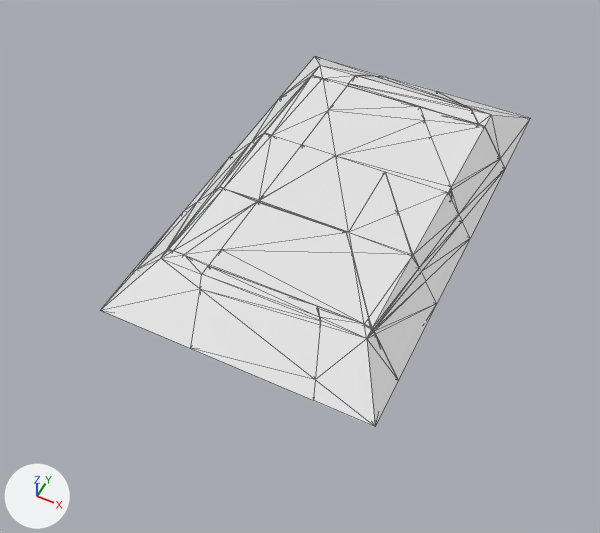
An edit to the Blender file Case Studies/Pyramid/Layer 0/Layer 0 Chunked.blend, drawn before and after from the same camera.
Before and after are seen from a 50 mm lens placed at (7.5, -17.77, 18.51), pointed at (-0.33, -2.12, -1.06). Arrows for +X, +Y and +Z are at lower left; the lights stay in place. Mesh edges are drawn as thin lines.

Objects in the first picture: '0', '1', '10', '11', '12', '13', '14', '2', '3', '4', '5', '6', '7', '8', '9'.
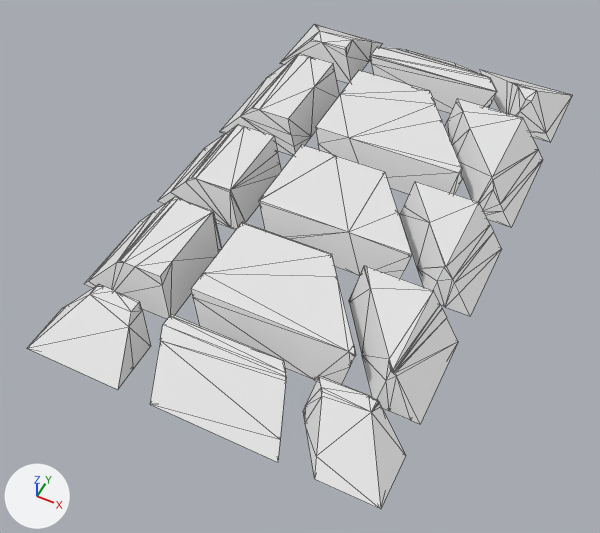
Patch to the scene script:
```diff
--- a/Case Studies/Pyramid/Layer 0/Layer 0 Chunked.blend.py
+++ b/Case Studies/Pyramid/Layer 0/Layer 0 Chunked.blend.py
@@ ob_14 @@
 ob_14 = bpy.data.objects.new('14', me_14)
-ob_14.location = (0.0, 0.0, 0.0)
+ob_14.location = (1.0, -2.0, 0.0)
@@ ob_13 @@
 ob_13 = bpy.data.objects.new('13', me_13)
-ob_13.location = (0.0, 0.0, 0.0)
+ob_13.location = (0.0, -2.0, 0.0)
@@ ob_12 @@
 ob_12 = bpy.data.objects.new('12', me_12)
-ob_12.location = (0.0, 0.0, 0.0)
+ob_12.location = (-1.0, -2.0, 0.0)
@@ ob_11 @@
 ob_11 = bpy.data.objects.new('11', me_11)
-ob_11.location = (0.0, 0.0, 0.0)
+ob_11.location = (1.0, -1.0, 0.0)
@@ ob_10 @@
 ob_10 = bpy.data.objects.new('10', me_10)
-ob_10.location = (0.0, 0.0, 0.0)
+ob_10.location = (0.0, -1.0, 0.0)
@@ ob_9 @@
 ob_9 = bpy.data.objects.new('9', me_9)
-ob_9.location = (0.0, 0.0, 0.0)
+ob_9.location = (-1.0, -1.0, 0.0)
@@ ob_8 @@
 ob_8 = bpy.data.objects.new('8', me_8)
-ob_8.location = (0.0, 0.0, 0.0)
+ob_8.location = (1.0, 0.0, 0.0)
@@ ob_6 @@
 ob_6 = bpy.data.objects.new('6', me_6)
-ob_6.location = (0.0, 0.0, 0.0)
+ob_6.location = (-1.0, 0.0, 0.0)
@@ ob_5 @@
 ob_5 = bpy.data.objects.new('5', me_5)
-ob_5.location = (0.0, 0.0, 0.0)
+ob_5.location = (1.0, 1.0, 0.0)
@@ ob_4 @@
 ob_4 = bpy.data.objects.new('4', me_4)
-ob_4.location = (0.0, 0.0, 0.0)
+ob_4.location = (0.0, 1.0, 0.0)
@@ ob_3 @@
 ob_3 = bpy.data.objects.new('3', me_3)
-ob_3.location = (0.0, 0.0, 0.0)
+ob_3.location = (-1.0, 1.0, 0.0)
@@ ob_2 @@
 ob_2 = bpy.data.objects.new('2', me_2)
-ob_2.location = (0.0, 0.0, 0.0)
+ob_2.location = (1.0, 2.0, 0.0)
@@ ob_1 @@
 ob_1 = bpy.data.objects.new('1', me_1)
-ob_1.location = (0.0, 0.0, 0.0)
+ob_1.location = (0.0, 2.0, 0.0)
@@ ob_0 @@
 ob_0 = bpy.data.objects.new('0', me_0)
-ob_0.location = (0.0, 0.0, 0.0)
+ob_0.location = (-1.0, 2.0, 0.0)
```

Pixel boxes (x1, y1, x2, y2) of what changed, in the pictures (600 x 533 px):
'13', moved
    before: (190, 265, 321, 400)
    after: (150, 314, 286, 462)
'10', moved
    before: (209, 201, 371, 327)
    after: (191, 221, 356, 385)
'14', moved
    before: (313, 307, 398, 426)
    after: (303, 375, 405, 509)
'11', moved
    before: (347, 232, 437, 380)
    after: (349, 266, 458, 424)
'12', moved
    before: (101, 249, 209, 348)
    after: (27, 284, 151, 390)
'4', moved
    before: (302, 85, 451, 197)
    after: (315, 71, 462, 194)
'9', moved
    before: (133, 187, 259, 272)
    after: (84, 197, 222, 319)
'5', moved
    before: (420, 107, 505, 237)
    after: (445, 99, 543, 227)
'8', moved
    before: (385, 172, 470, 303)
    after: (400, 182, 501, 316)
'6', moved
    before: (184, 133, 301, 211)
    after: (158, 124, 281, 230)
'3', moved
    before: (231, 75, 347, 156)
    after: (219, 54, 339, 156)
'1', moved
    before: (348, 75, 478, 124)
    after: (370, 47, 497, 113)
'2', moved
    before: (437, 91, 530, 168)
    after: (480, 70, 573, 143)
'0', moved
    before: (280, 56, 385, 98)
    after: (280, 24, 383, 83)
